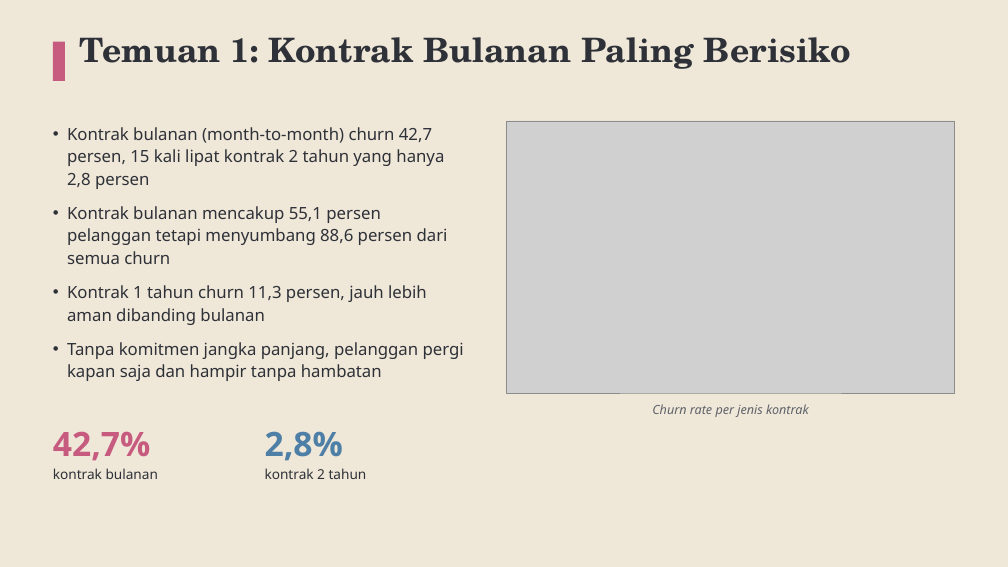
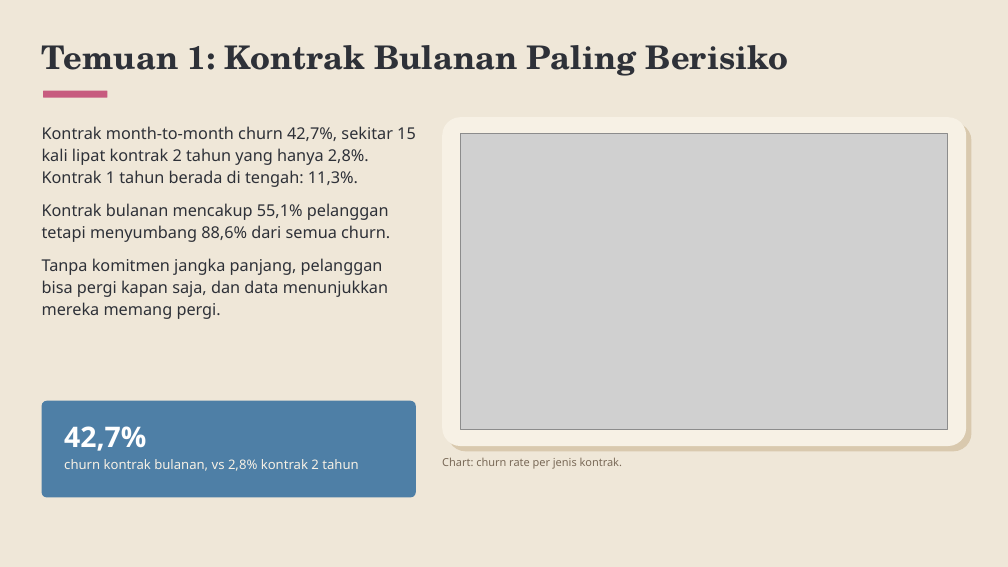
Before and after one commit to baghizash/telco-customer-churn-analysis, a slide deck: slide 4 of Portofolio-Analisis-Telco-Churn.pptx. Drawn at 1008x567 pixels with LibreOffice and Linux fonts; fonts in the diff are those of the drawing; grey boxes stand for pictures. Boxes give left, top, right and bottom in pixels: in the first picture for what was removed or moved away, otherwise in the second. Text is boxed around its words. In the diff, an @@ line names an element or a change of style, - is before the commit and + after.

```diff
--- a/Portofolio-Analisis-Telco-Churn.pptx
+++ b/Portofolio-Analisis-Telco-Churn.pptx
@@ text "Temuan 1: Kontrak Bulanan Paling ...": place and size @@
-text "Temuan 1: Kontrak Bulanan Paling ..." at (79,37,851,69)
+text "Temuan 1: Kontrak Bulanan Paling ..." at (42,45,788,76)
@@ text "Temuan 1: Kontrak Bulanan Paling ..." at (42,45,788,76): size 32 to 31 pt; line spacing 1 to 1.13 @@
@@ rectangle removed at (53,42,65,81) @@
@@ rounded rectangle added at (43,91,107,98), fill #C75B7F @@
@@ rounded rectangle added at (442,117,966,446), fill #F7F1E5 @@
@@ text at (42,126,416,319): text changed; size 16 to 15.5 pt @@
-• Kontrak bulanan (month-to-month) churn 42,7 persen, 15 kali lipat kontrak 2 tahun yang hanya 2,8 persen
-• Kontrak bulanan mencakup 55,1 persen pelanggan tetapi menyumbang 88,6 persen dari semua churn
-• Kontrak 1 tahun churn 11,3 persen, jauh lebih aman dibanding bulanan
-• Tanpa komitmen jangka panjang, pelanggan pergi kapan saja dan hampir tanpa hambatan
+Kontrak month-to-month churn 42,7%, sekitar 15 kali lipat kontrak 2 tahun yang hanya 2,8%. Kontrak 1 tahun berada di tengah: 11,3%.
+Kontrak bulanan mencakup 55,1% pelanggan tetapi menyumbang 88,6% dari semua churn.
+Tanpa komitmen jangka panjang, pelanggan bisa pergi kapan saja, dan data menunjukkan mereka memang pergi.
@@ rounded rectangle added at (448,123,972,451), fill #D9C9AE @@
@@ picture: place and size @@
-picture at (507,121,955,393)
+picture at (461,134,948,430)
@@ rounded rectangle added at (42,401,416,498), fill #4E7FA6 @@
@@ text removed at (53,431,158,479) @@
-42,7%
-kontrak bulanan
@@ text at (64,426,358,471): text changed; size 13 to 12.5 pt; text colour #2E3138 to #F7F1E5 @@
-2,8%
-kontrak 2 tahun
+42,7%
+churn kontrak bulanan, vs 2,8% kontrak 2 tahun
@@ text at (442,457,622,469): text changed; size 12 to 10.5 pt; text colour #5F636B to #7A6A58; italic off @@
-Churn rate per jenis kontrak
+Chart: churn rate per jenis kontrak.
```
Also in this commit, not shown: 7 other slides changed, 2 slides added, 2 slides removed.
